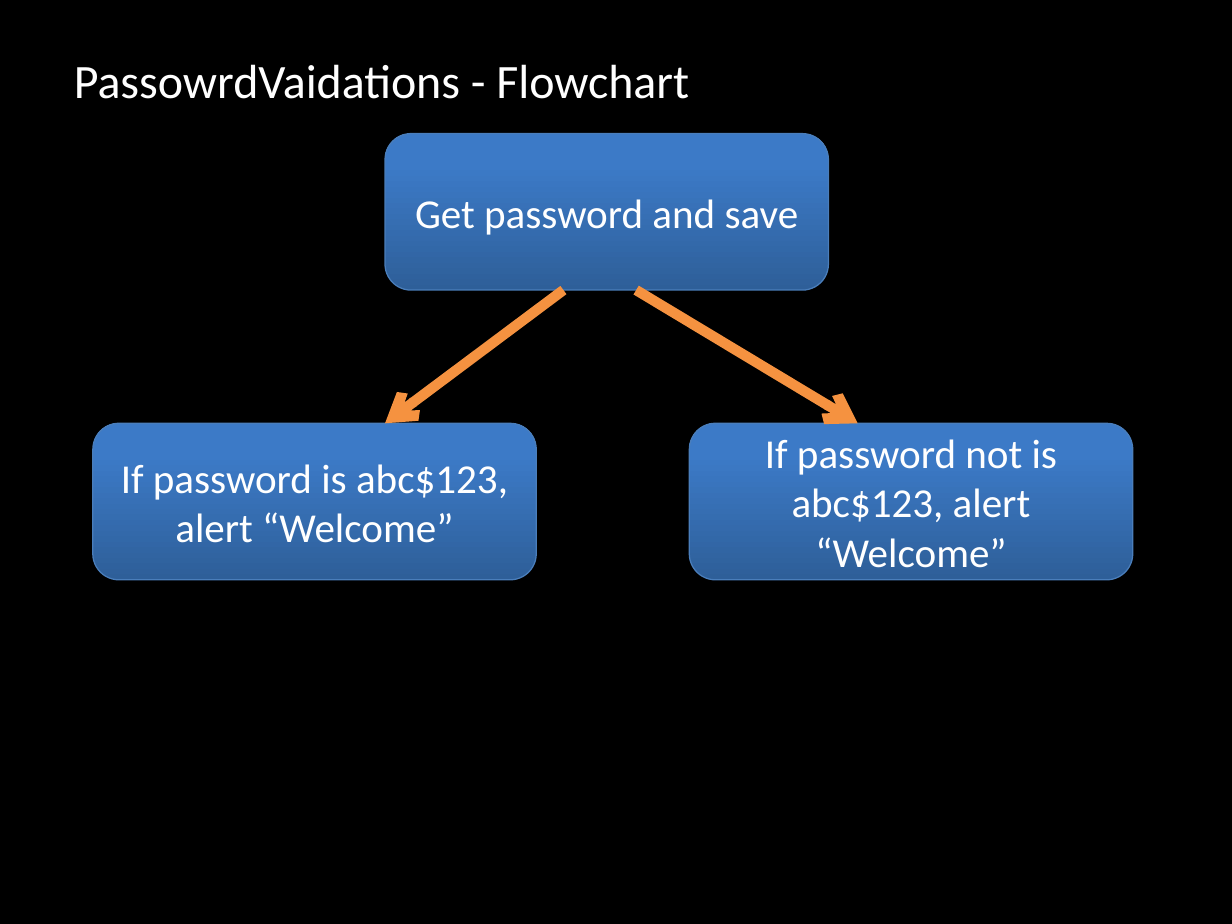
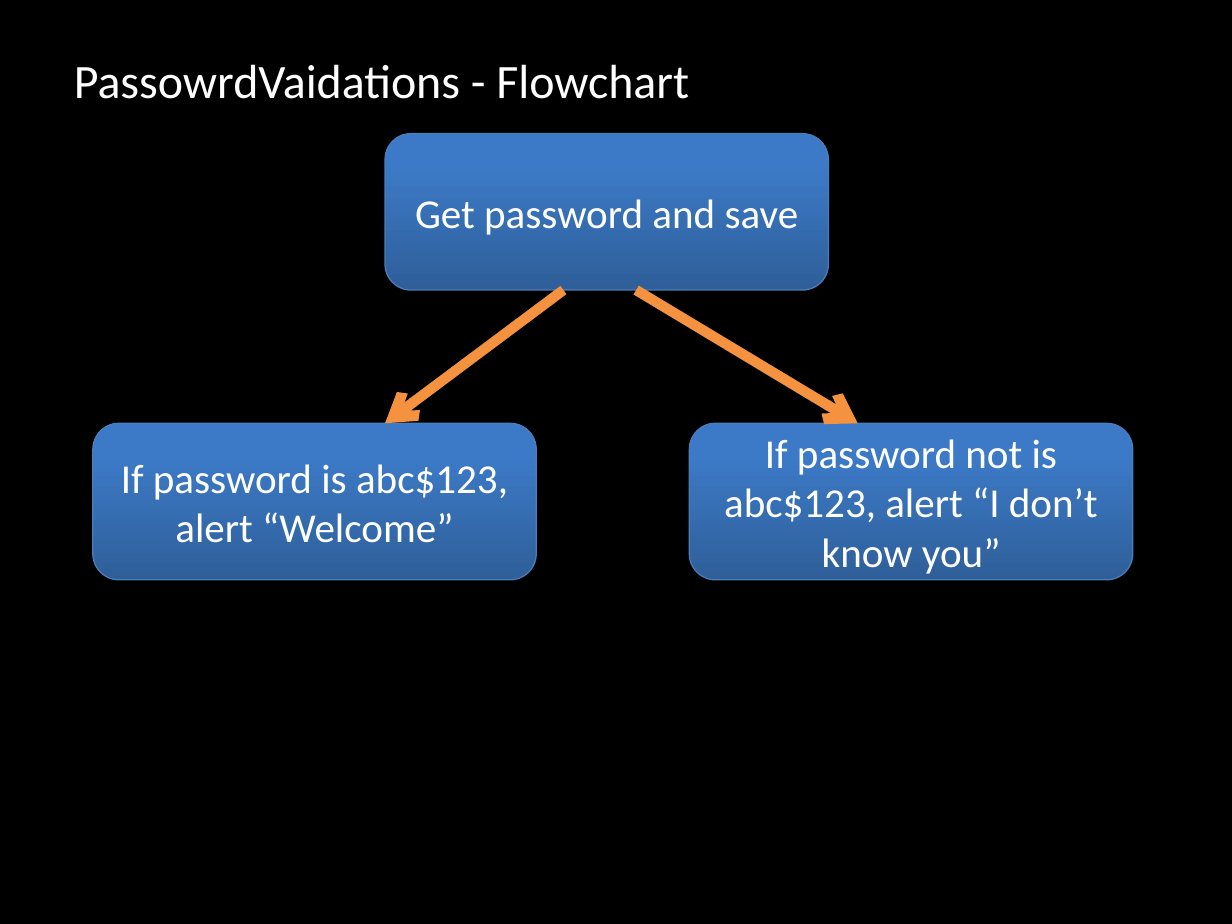
Before and after one commit to liviapilotoASL/SantosIntroProg, a slide deck: slide 4 of unit2/class slides/Unit 2 Class 9.pptx. Drawn at 1232x924 pixels with LibreOffice and Linux fonts; fonts in the diff are those of the drawing. Boxes give left, top, right and bottom in pixels: in the first picture for what was removed or moved away, otherwise in the second. Text is boxed around its words. In the diff, an @@ line names an element or a change of style, - is before the commit and + after.

```diff
--- a/unit2/class slides/Unit 2 Class 9.pptx
+++ b/unit2/class slides/Unit 2 Class 9.pptx
@@ text in rounded rectangle at <box>724,439,1098,574</box>: text changed @@
-If password not is abc$123, alert “Welcome”
+If password not is abc$123, alert “I don’t know you”
```
Also in this commit, not shown: 1 other file.
